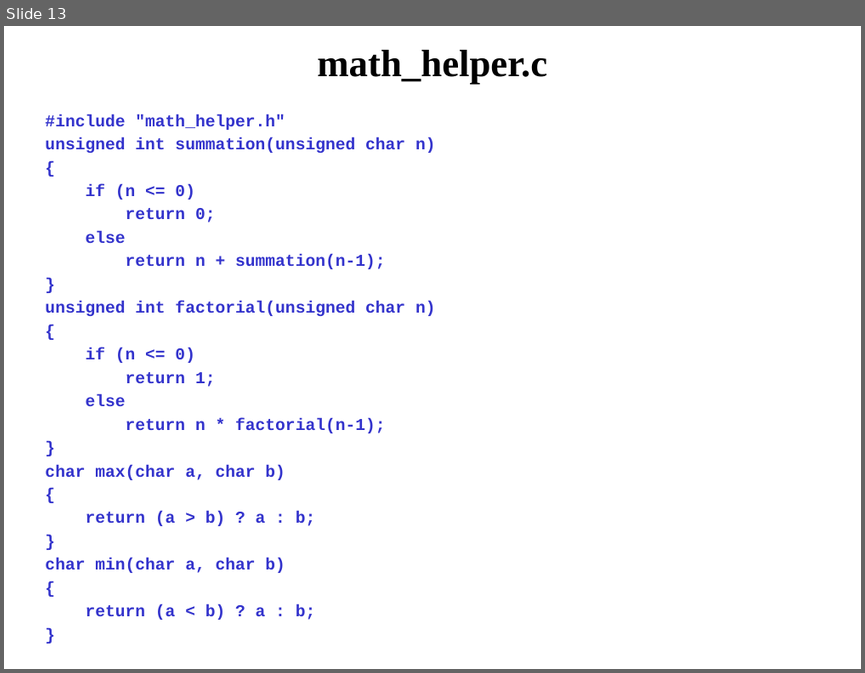
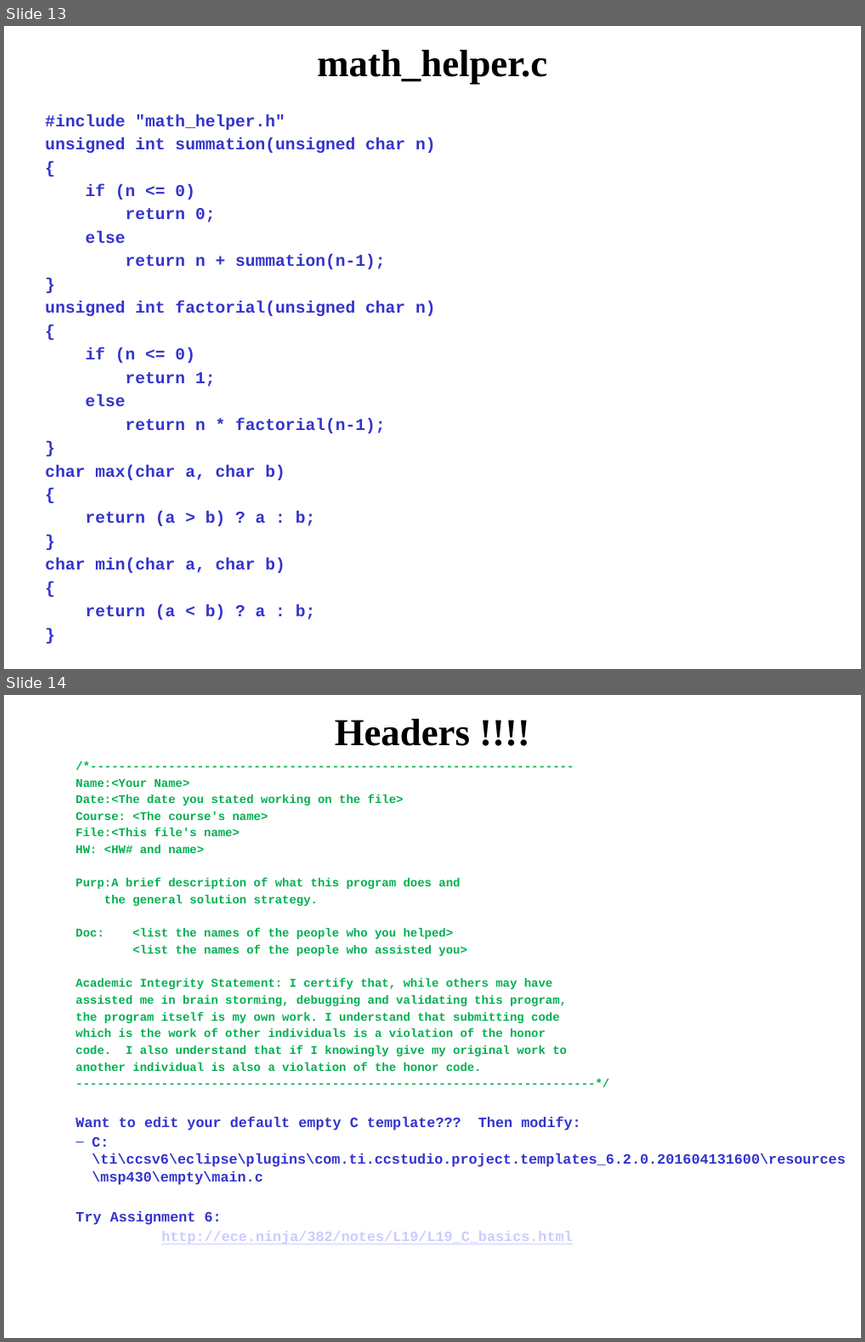
Before and after one commit to pw4rn3r/ECE382, a slide deck: notes/L20/Lsn20.pptx. Shown one above the other, each under a label of ours: slide 13 before the commit, slides 13 and 14 after it. The pictures are 865x673 and 865x1342 pixels, drawn with LibreOffice and Linux fonts; fonts in the diff are those of the drawing. Boxes give left, top, right and bottom in pixels: in the first picture for what was removed or moved away, otherwise in the second. Text is boxed around its words. In the diff, an @@ line names an element or a change of style, - is before the commit and + after.

```diff
--- a/notes/L20/Lsn20.pptx
+++ b/notes/L20/Lsn20.pptx
@@ slide 14 added at (x1=4, y1=695, x2=861, y2=1338), background #FFFFFF @@
@@ title added at (x1=335, y1=719, x2=470, y2=746), 32 pt, text #000000, bold @@
+Headers !!!!
@@ text added at (x1=75, y1=778, x2=845, y2=1244), 10 pt, text #00B050, bold @@
+  /*--------------------------------------------------------------------
+  Name:<Your Name>
+  Date:<The date you stated working on the file>
+  Course: <The course's name>
+  File:<This file's name>
+  HW: <HW# and name>
+  Purp:A brief description of what this program does and
+  the general solution strategy.
+  Doc: <list the names of the people who you helped>
+  <list the names of the people who assisted you>
+  Academic Integrity Statement: I certify that, while others may have
+  assisted me in brain storming, debugging and validating this program,
+  the program itself is my own work. I understand that submitting code
+  which is the work of other individuals is a violation of the honor
+  code. I also understand that if I knowingly give my original work to
+  another individual is also a violation of the honor code.
+  -------------------------------------------------------------------------*/
+  Want to edit your default empty C template??? Then modify:
+  – C:\ti\ccsv6\eclipse\plugins\com.ti.ccstudio.project.templates_6.2.0.201604131600\resources\msp430\empty\main.c
+  Try Assignment 6:
+  http://ece.ninja/382/notes/L19/L19_C_basics.html
```
Also in this commit, not shown: 1 slide changed, 1 other file.
